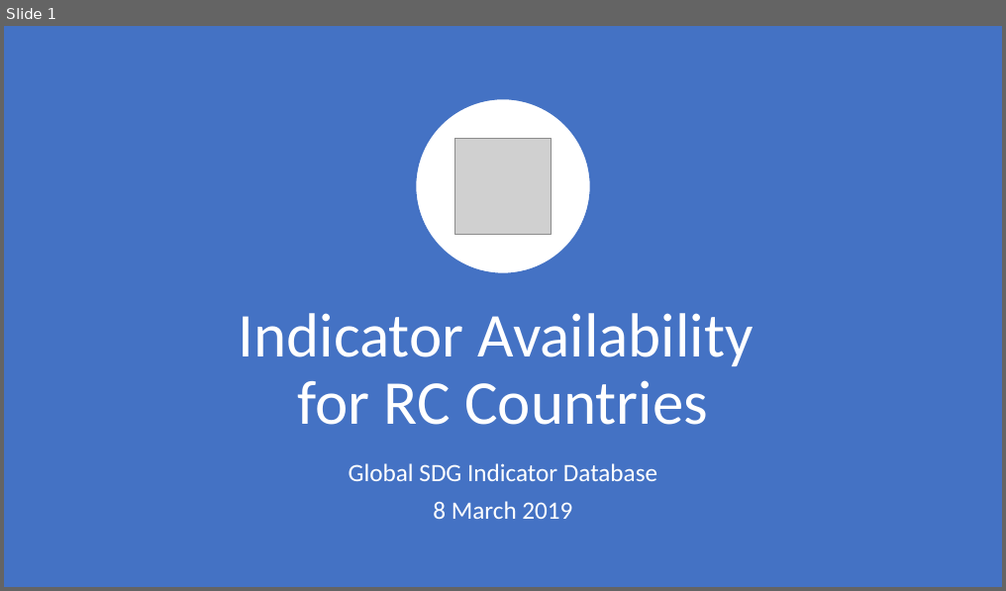
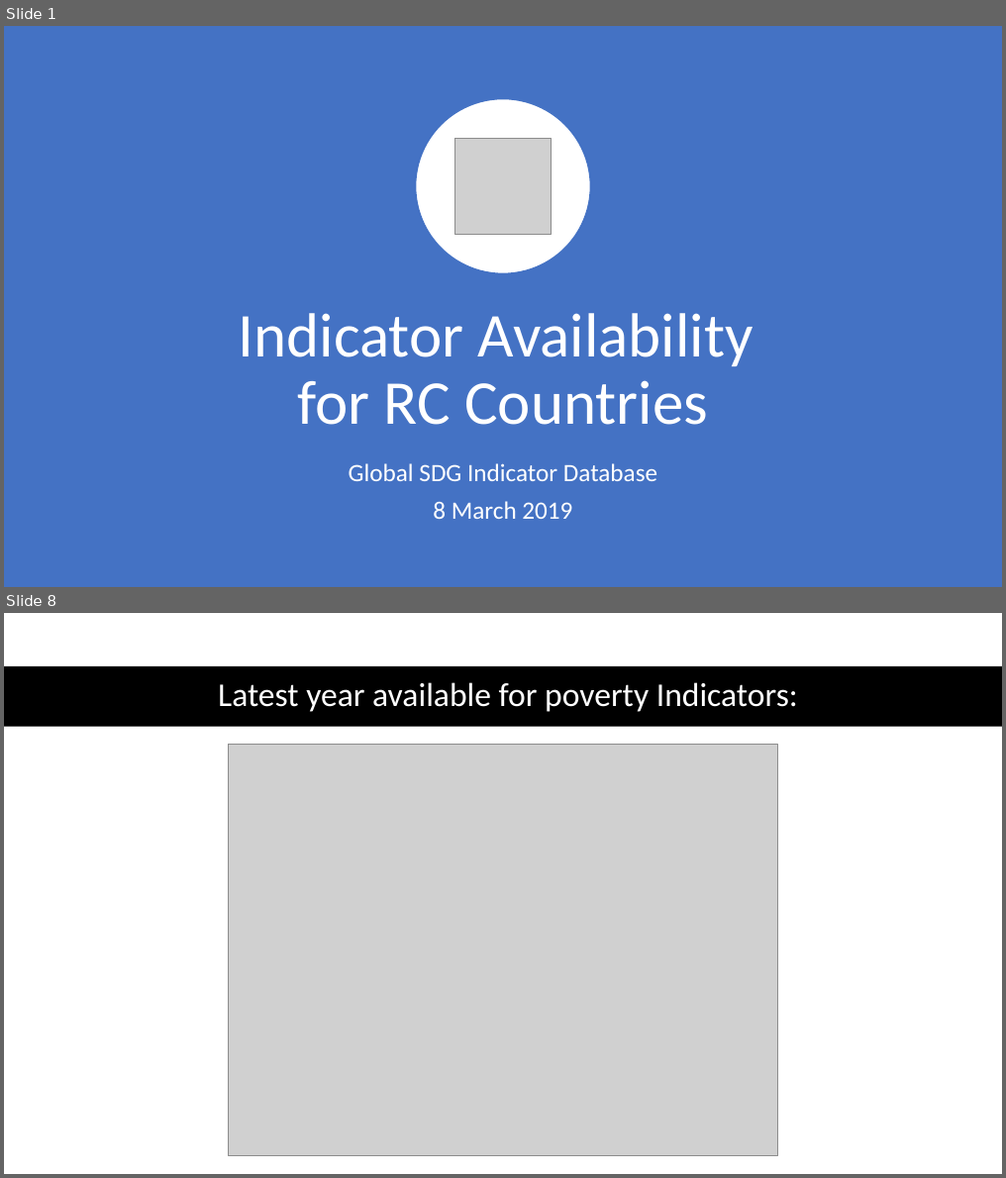
Before and after one commit to gonzalezmorales/sdg-data-availability, a slide deck: Indicator Availability for RC Countries.pptx. Shown one above the other, each under a label of ours: slide 1 before the commit, slides 1 and 8 after it; the slides between them are not shown. The pictures are 1006x591 and 1006x1178 pixels, drawn with LibreOffice and Linux fonts; fonts in the diff are those of the drawing; grey boxes stand for pictures. Boxes give left, top, right and bottom in pixels: in the first picture for what was removed or moved away, otherwise in the second. Text is boxed around its words. In the diff, an @@ line names an element or a change of style, - is before the commit and + after.

```diff
--- a/Indicator Availability for RC Countries.pptx
+++ b/Indicator Availability for RC Countries.pptx
@@ slide 8 added at bbox=[4, 613, 1002, 1174], background #FFFFFF @@
@@ rectangle added at bbox=[4, 666, 1002, 727], fill #000000 @@
@@ title added at bbox=[218, 682, 798, 712], 32 pt, text #FFFFFF @@
+Latest year available for poverty Indicators:
@@ picture added at bbox=[229, 744, 777, 1156] @@
```
Also in this commit, not shown: 2 slides changed, 13 other slides added, 25 other files.
